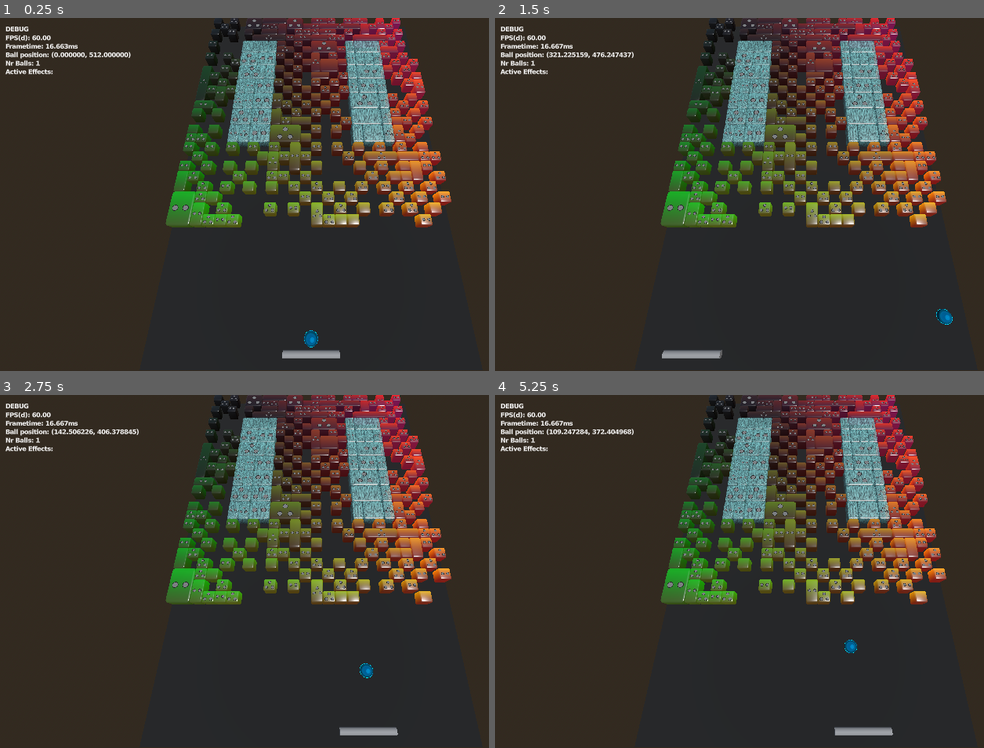
Above: before the commit, frames 1-4 (two rows, left to right).
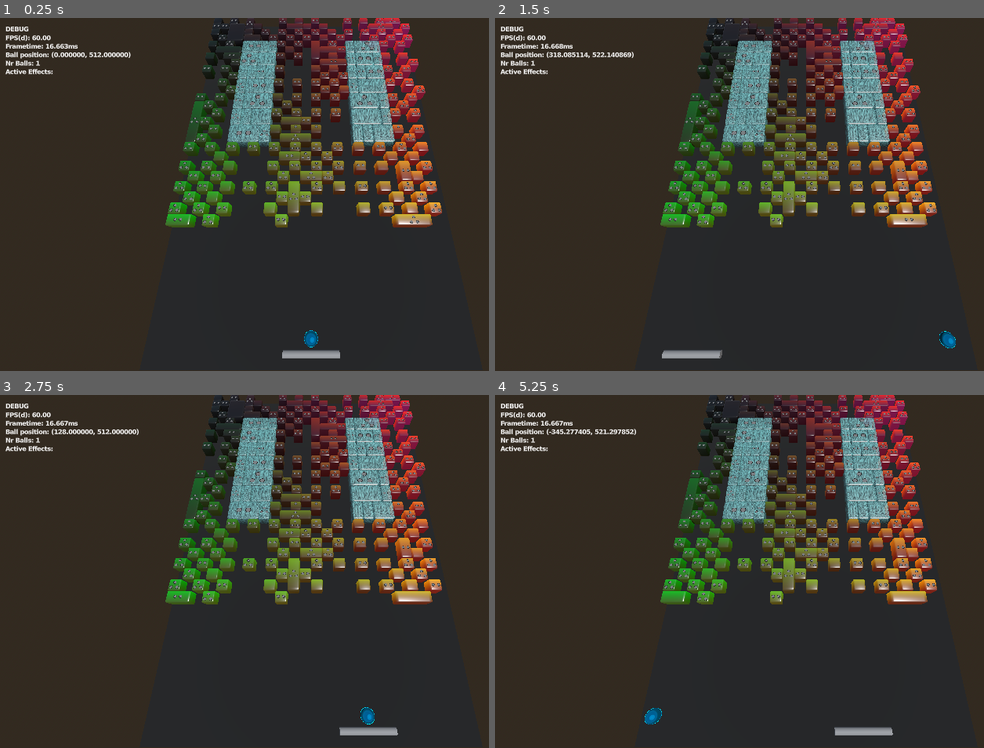
Above: after the commit, the same moments.

Repository: Tom3s/brick-breaker-reborn
Game: Godot game, scene res://test_files/3d_base_scene.tscn
The game is run twice, just before and just after one commit, with the same random seed, the same clock (stepped at 60 frames per second) and the same inputs. The project has no main scene, so this scene is started directly.
Inputs (mouse positions are in pixels of both pictures, inside the frame that each line leads up to):
- Up to frame 1 (0.25 s): no input
- Up to frame 2 (1.5 s): tap Enter at 0.5 s; move the mouse to (944, 176) at 0.52 s; click (944, 176) at 0.6 s; move the mouse to (680, 212) at 1.27 s; click (680, 212) at 1.35 s
- Up to frame 3 (2.75 s): move the mouse to (371, 493) at 2.02 s; click (371, 493) at 2.1 s
- Up to frame 4 (5.25 s): move the mouse to (773, 642) at 2.77 s; click (773, 642) at 2.85 s; move the mouse to (outside the picture) at 3.52 s; click (outside the picture) at 3.6 s; tap Space at 4.25 s; move the mouse to (617, 518) at 4.27 s; click (617, 518) at 4.35 s; move the mouse to (837, 571) at 5.02 s; click (837, 571) at 5.1 s

The runs differ from the first frame. In frame 1, 9.9% of the frame differs, in the area x 33-93%, y 0-60%; in frame 2, 10%; in frame 3, 10%; in frame 4, 10%, in the area x 11-93%, y 0-94%.

Commit message:
Fixed mid-air bounce bug

Diff:
--- a/MouseInputHandler.gd
+++ b/MouseInputHandler.gd
@@ -2,10 +2,11 @@
 class_name MouseInputHandler
 
 # TODO: might wanna handle this in an other way to not get race conditions and have more consistent phisycs
-signal mouse_moved(dist: Vector2)
-signal release_ball_pressed()
+# signal mouse_moved(dist: Vector2)
+# signal release_ball_pressed()
 
-var mouse_pos: Vector2
+var accumulated_mouse_movement: Vector2
+var action_just_pressed: bool
 
 func _process(delta: float) -> void:
 	# TODO: handle mouse hiding properly
@@ -21,11 +22,12 @@
 	# if !inputEnabled:
 	# 	return
 	# Receives mouse motion
-	mouse_pos = Vector2.ZERO
+	# accumulated_mouse_movement = Vector2.ZERO
 	if event is InputEventMouseMotion:
-		mouse_pos = event.screen_relative
-		# print(mouse_pos)
-		mouse_moved.emit(mouse_pos)
+		accumulated_mouse_movement += event.screen_relative
+		# print(accumulated_mouse_movement)
+		# mouse_moved.emit(accumulated_mouse_movement)
 
-	if Input.is_action_just_pressed("release_ball"):
-		release_ball_pressed.emit()
+	# if Input.is_action_just_pressed("release_ball"):
+	# 	release_ball_pressed.emit()
+	action_just_pressed = Input.is_action_just_pressed("release_ball")
--- a/game_logic/Powerup.gd
+++ b/game_logic/Powerup.gd
@@ -8,6 +8,7 @@
 	BALL_MULTIPLY,
 	FIRE_BALL,
 	LASER,
+	GUN,
 }
 
 var ball_multiply_value: int = 3
@@ -18,6 +19,8 @@
 var laser_cooldown: float = 1.0
 var laser_shots_left: int = 0
 var laser_shot: bool = false
+
+var gun_max_time: float = 10.0
 
 var type: Type = Type.NONE
 
@@ -100,6 +103,11 @@
 
 		context.active_powerups.push_back(self)
 
+	elif type == Type.GUN:
+		time_left = gun_max_time
+
+		context.active_powerups.push_back(self)
+
 func update(delta: float) -> void:
 	time_left -= delta
 
--- a/map_generator/MapGenerator.gd
+++ b/map_generator/MapGenerator.gd
@@ -290,13 +290,16 @@
 			if rng.get_float() < .10:
 				block.has_powerup = true
 				block.powerup = Powerup.new()
-				if rng.get_float() < .25:
-					block.powerup.type = Powerup.Type.BALL_MULTIPLY
-					block.powerup.ball_multiply_value = int(rng.get_float() * 3) + 2
-				elif rng.get_float() < .5:
-					block.powerup.type = Powerup.Type.LASER
-				else:
-					block.powerup.type = Powerup.Type.FIRE_BALL
+
+				block.powerup.type = Powerup.Type.GUN
+
+				# if rng.get_float() < .25:
+				# 	block.powerup.type = Powerup.Type.BALL_MULTIPLY
+				# 	block.powerup.ball_multiply_value = int(rng.get_float() * 3) + 2
+				# elif rng.get_float() < .5:
+				# 	block.powerup.type = Powerup.Type.LASER
+				# else:
+				# 	block.powerup.type = Powerup.Type.FIRE_BALL
 
 			result.push_back(block)
 
--- a/test_files/3d_base_scene.gd
+++ b/test_files/3d_base_scene.gd
@@ -113,9 +113,6 @@
 	# generate_map_from_array(map_generator.convert_with_horizontal_merge(1))
 
 
-	mouse_input_handler.mouse_moved.connect(handle_mouse_movement)
-	mouse_input_handler.release_ball_pressed.connect(release_ball)
-
 	handle_mouse_movement(Vector2.ZERO)
 
 	# paddle.collider_line.debug_set_up = false
@@ -166,6 +163,11 @@
 
 			ball.randomize_velocity()
 
+	handle_mouse_movement(mouse_input_handler.accumulated_mouse_movement)
+	mouse_input_handler.accumulated_mouse_movement = Vector2.ZERO
+
+	if !context.balls[0].released && mouse_input_handler.action_just_pressed:
+		release_ball()
 
 	# handling blocks before balls
 	# this is bc multiball powerup might rotate the ball's
--- a/visuals/PowerupAsset.tscn
+++ b/visuals/PowerupAsset.tscn
@@ -4,7 +4,7 @@
 [ext_resource type="Material" uid="uid://dssyve32uua8m" path="res://visuals/ColoredMaterial.material" id="2_sdce5"]
 [ext_resource type="Script" uid="uid://dk1w8owocfip" path="res://visuals/PowerupAsset.gd" id="3_r3lpo"]
 [ext_resource type="Texture2D" uid="uid://blcqiwqelbax8" path="res://visuals/textures/powerups/BALL_MULTIPLY.png" id="4_wscj7"]
-[ext_resource type="Texture2D" uid="uid://y1qo5a314yxw" path="res://visuals/textures/powerups/LASER.png" id="5_sdce5"]
+[ext_resource type="Texture2D" uid="uid://cmus6rhlaxgs" path="res://visuals/textures/powerups/GUN.png" id="5_sdce5"]
 
 [sub_resource type="VisualShaderNodeStep" id="VisualShaderNodeStep_x6co4"]
 default_input_values = [0, 0.0, 1, 0.25]
Binary file added: visuals/textures/powerups/GUN.png
Not shown, added: visuals/textures/powerups/GUN.png.import
